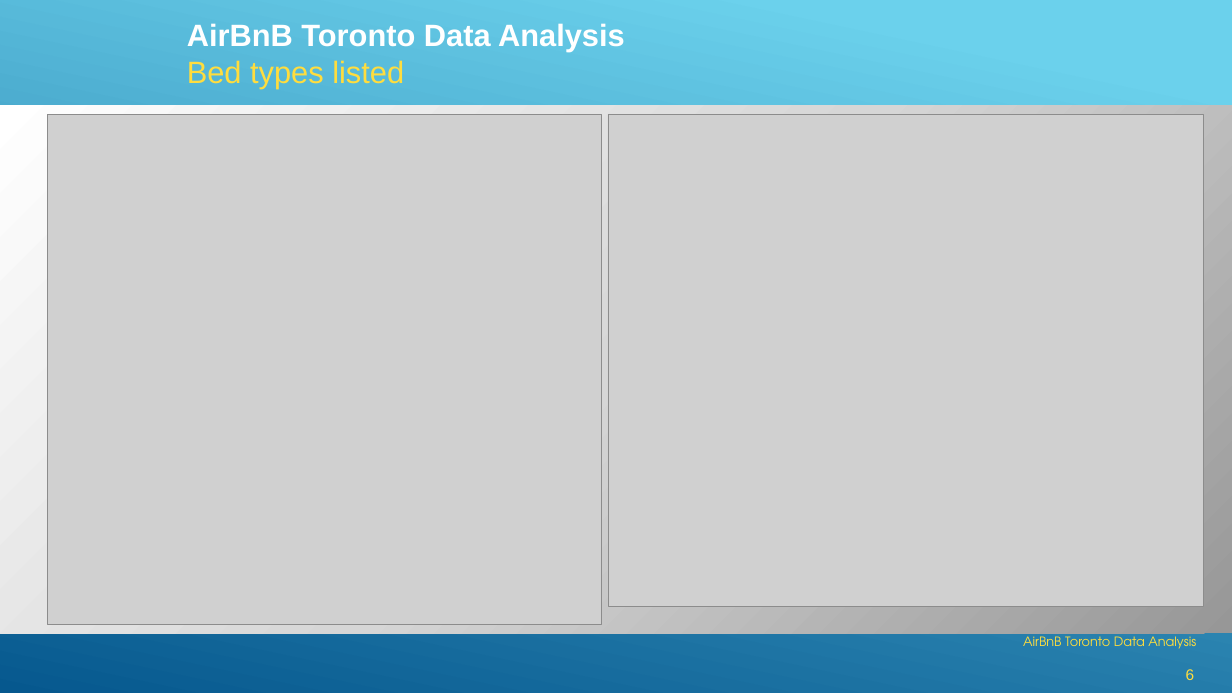
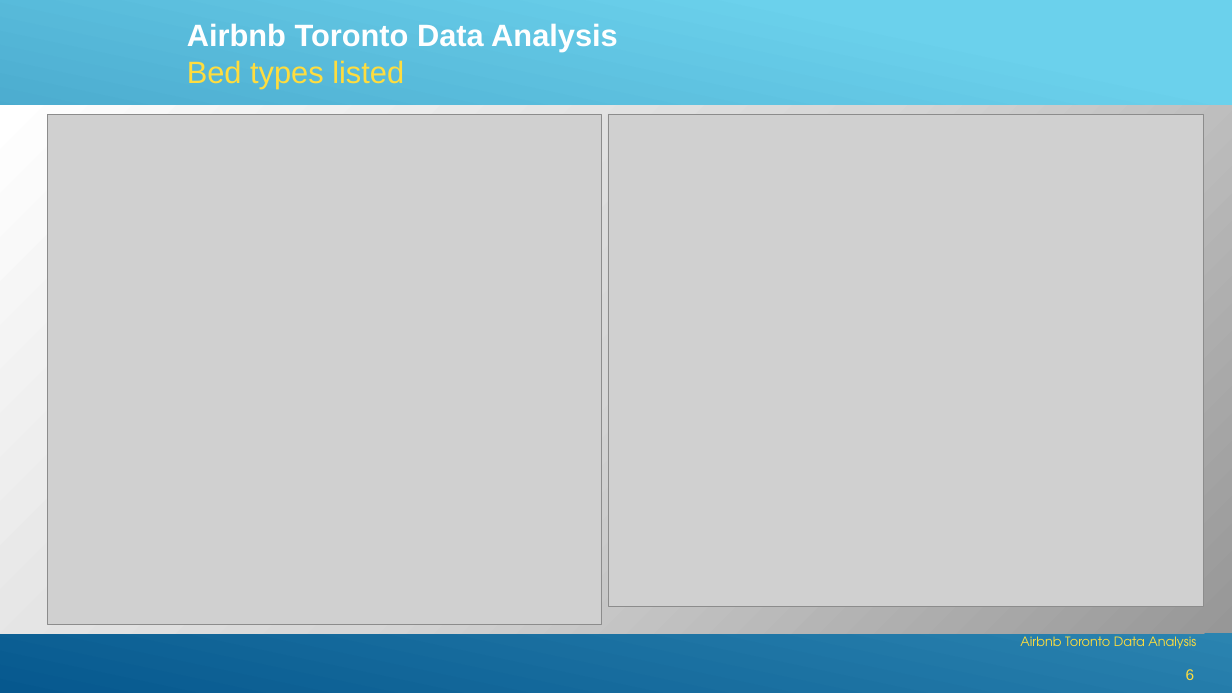
Before and after one commit to GSRichie/Final-Project-, a slide deck: slide 6 of AirBnB Toronto Data Analysis.pptx. Drawn at 1232x693 pixels with LibreOffice and Linux fonts; fonts in the diff are those of the drawing; grey boxes stand for pictures. Boxes give left, top, right and bottom in pixels: in the first picture for what was removed or moved away, otherwise in the second. Text is boxed around its words. In the diff, an @@ line names an element or a change of style, - is before the commit and + after.

```diff
--- a/AirBnB Toronto Data Analysis.pptx
+++ b/AirBnB Toronto Data Analysis.pptx
@@ text at box(187, 23, 618, 88): text changed @@
-AirBnB Toronto Data Analysis
-Bed types listed
+Airbnb Toronto Data Analysis
+Bed types listed
@@ text at box(1020, 633, 1196, 649): text changed @@
-AirBnB Toronto Data Analysis
+Airbnb Toronto Data Analysis
```
Also in this commit, not shown: 9 other slides changed, 3 slides added, 3 other files.
